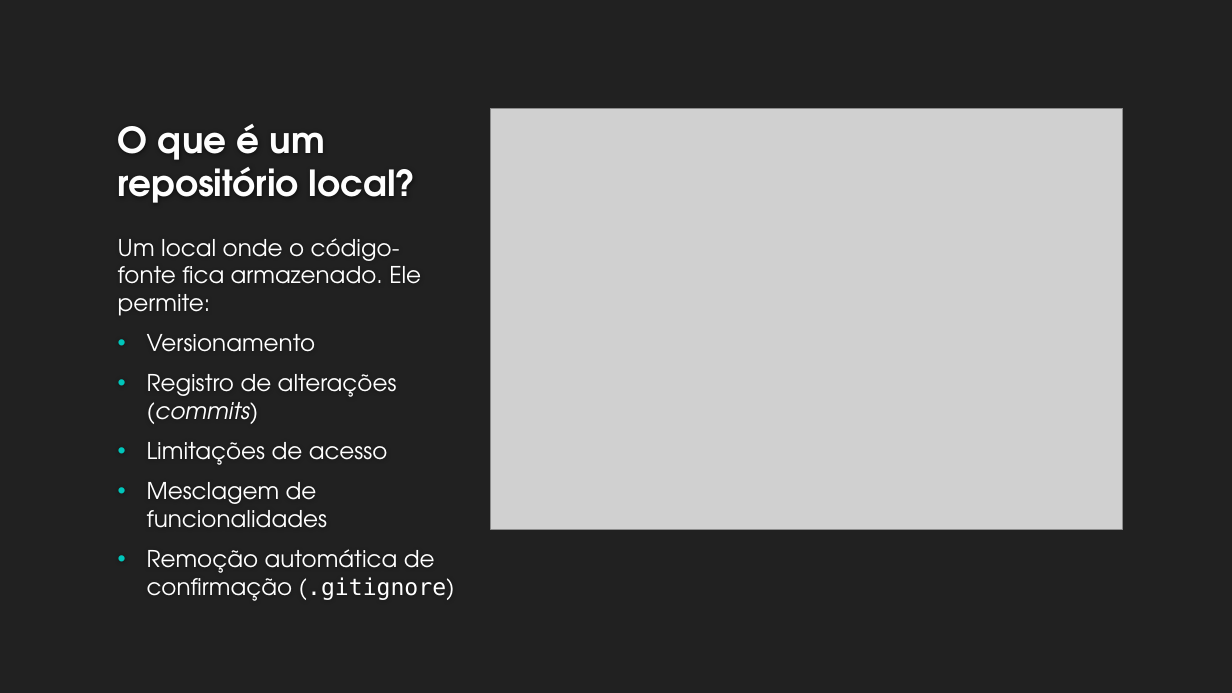
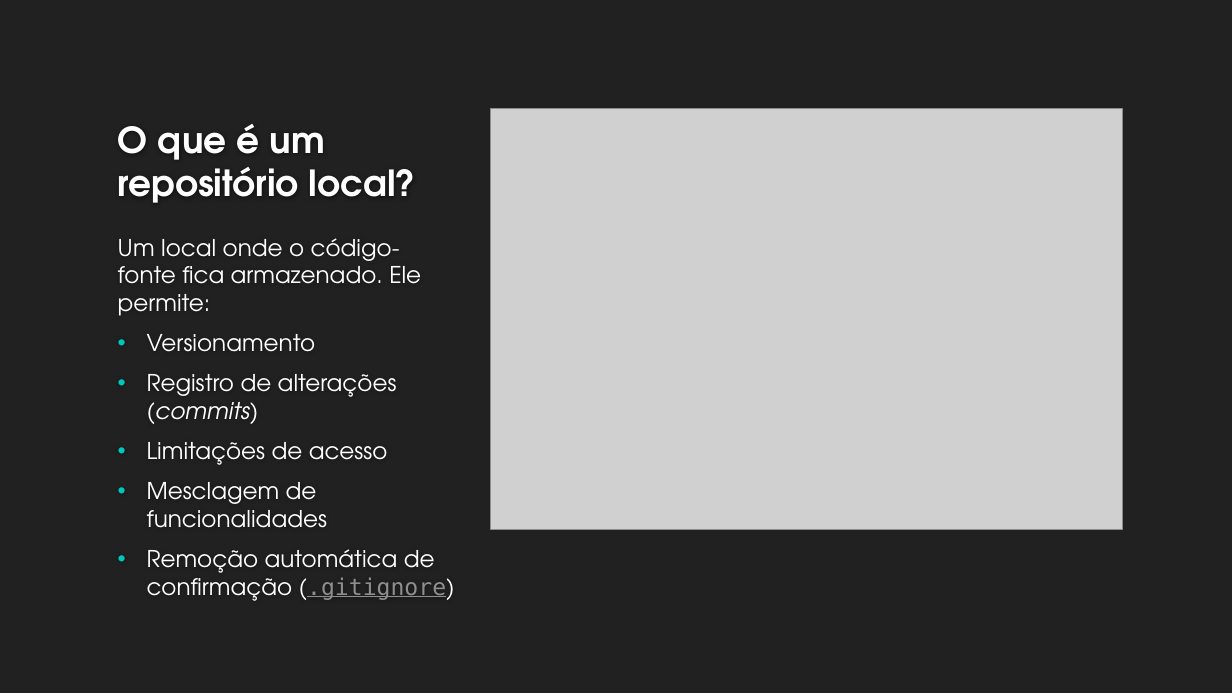
Before and after one commit to RecodeJr/GitHub-Professional, a slide deck: slide 5 of Git-GitHub/Git & Git-Hub – Aprimorando o conhecimento.pptx. Drawn at 1232x693 pixels with LibreOffice and Linux fonts; fonts in the diff are those of the drawing; grey boxes stand for pictures; background and template pictures are left out. Boxes give left, top, right and bottom in pixels: in the first picture for what was removed or moved away, otherwise in the second. Text is boxed around its words. In the diff, an @@ line names an element or a change of style, - is before the commit and + after.

```diff
--- a/Git-GitHub/Git & Git-Hub – Aprimorando o conhecimento.pptx
+++ b/Git-GitHub/Git & Git-Hub – Aprimorando o conhecimento.pptx
@@ text at box(147, 549, 455, 601): text colour #FFFFFF to #8F8F8F, underline on in "(.gitignore)" @@
```
Also in this commit, not shown: 3 other slides changed, 5 slides added, 1 other file.
